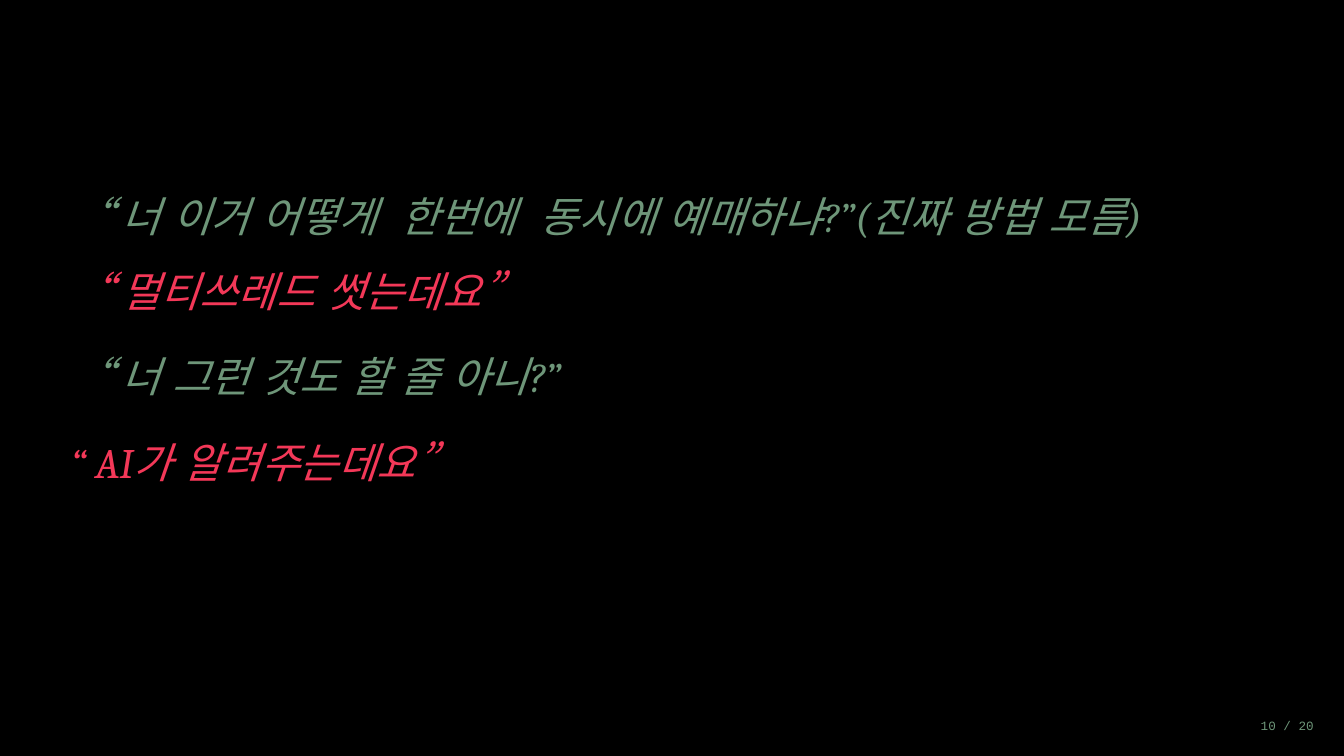
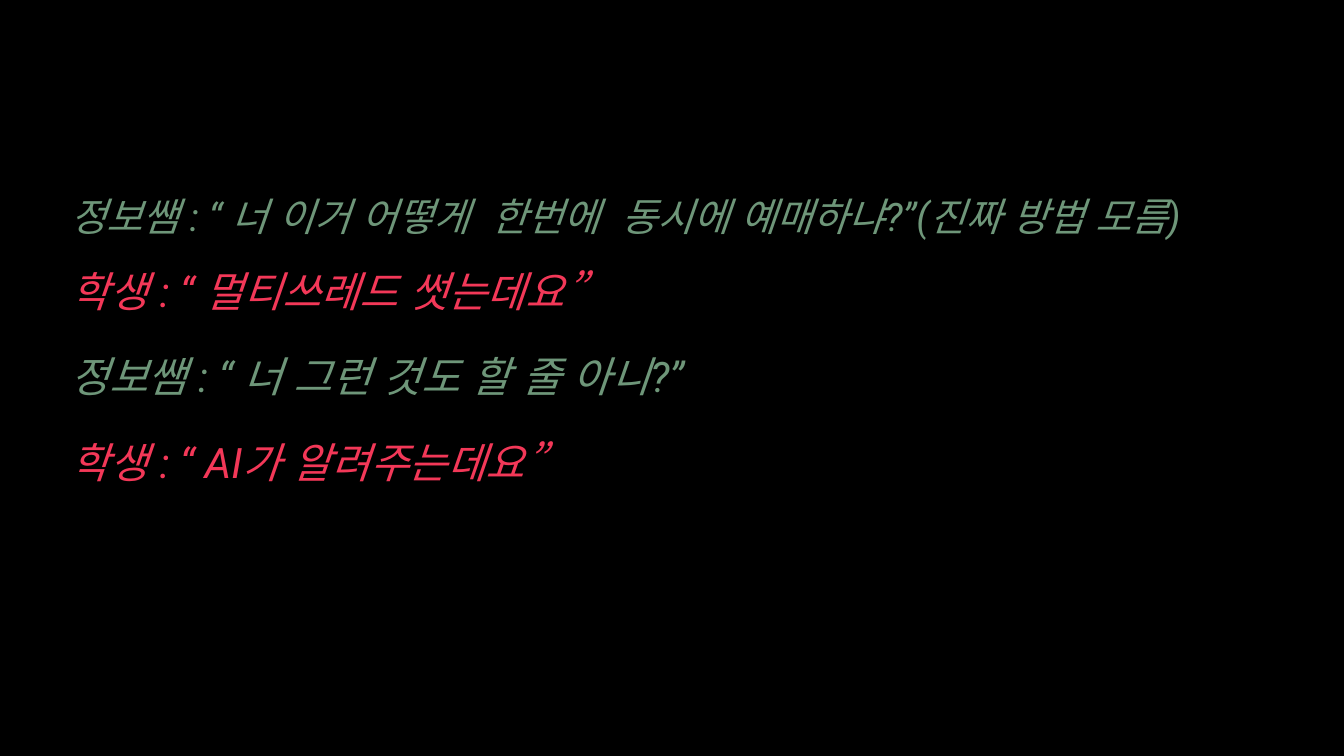
Before and after one commit to shk-cell/Macro_Classroom, a slide deck: slide 17 of AI기반 바이브코딩 시대의 교사역할과 교수학습설계.pptx. Drawn at 1344x756 pixels with LibreOffice and Linux fonts; fonts in the diff are those of the drawing. Boxes give left, top, right and bottom in pixels: in the first picture for what was removed or moved away, otherwise in the second. Text is boxed around its words. In the diff, an @@ line names an element or a change of style, - is before the commit and + after.

```diff
--- a/AI기반 바이브코딩 시대의 교사역할과 교수학습설계.pptx
+++ b/AI기반 바이브코딩 시대의 교사역할과 교수학습설계.pptx
@@ text at [71, 198, 1167, 240]: text changed; size 30 to 28 pt; font Cambria to Roboto @@
-“ 너 이거 어떻게 한번에 동시에 예매하냐?”(진짜 방법 모름)
+정보쌤 : “ 너 이거 어떻게 한번에 동시에 예매하냐?”(진짜 방법 모름)
@@ text at [71, 270, 584, 311]: text changed; font Cambria to Roboto @@
-“ 멀티쓰레드 썻는데요”
+학생 : “ 멀티쓰레드 썻는데요”
@@ text at [71, 357, 650, 396]: text changed; font Cambria to Roboto @@
-“ 너 그런 것도 할 줄 아니?”
+정보쌤 : “ 너 그런 것도 할 줄 아니?”
@@ text at [71, 441, 545, 482]: text changed; font Cambria to Roboto @@
-“ AI가 알려주는데요”
+학생 : “ AI가 알려주는데요”
@@ text removed at [1261, 721, 1314, 730] @@
-10 / 20
```
Also in this commit, not shown: 29 other slides changed, 2 slides added, 2 slides removed.
